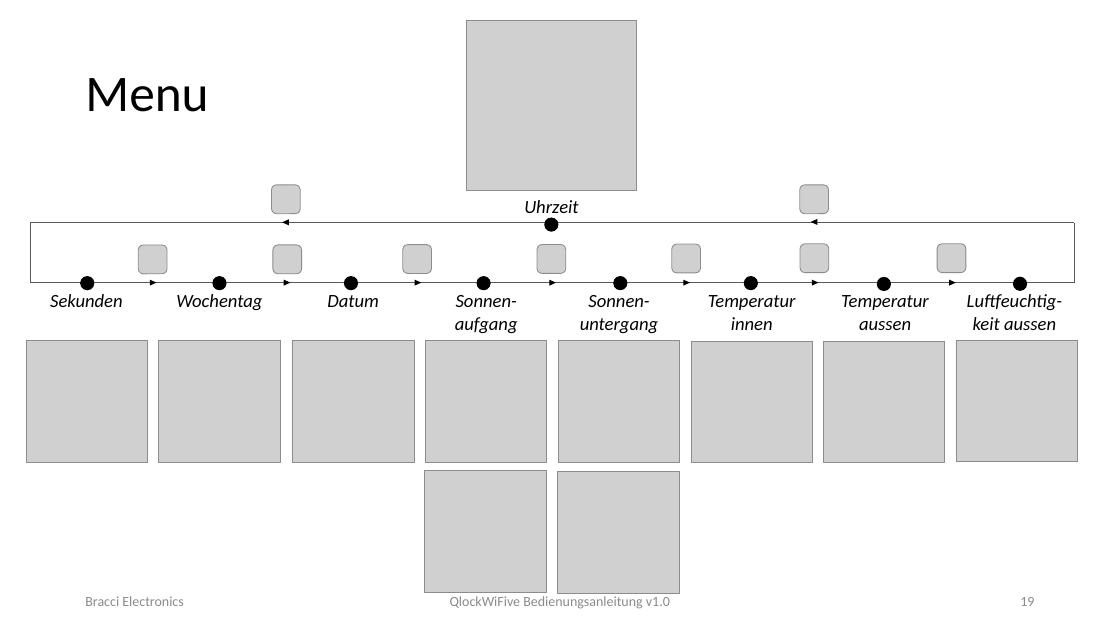
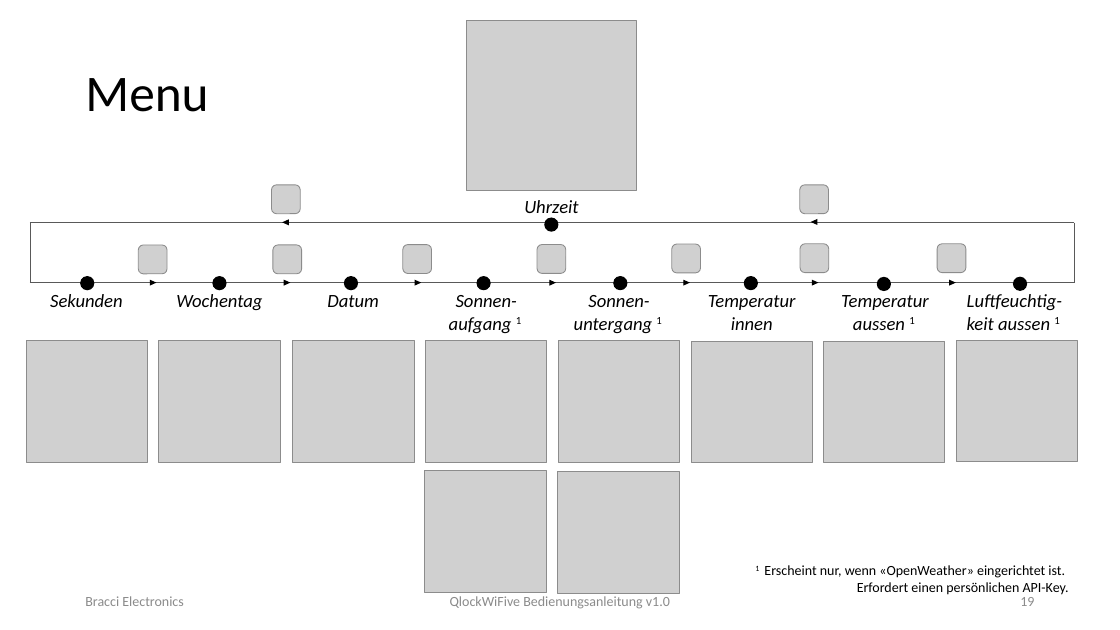
Before and after one commit to crianer/Qlockwork, a slide deck: slide 19 of misc/Instruction/Bedienungsanleitung_QlockWiFive_2.pptx. Drawn at 1120x630 pixels with LibreOffice and Linux fonts; fonts in the diff are those of the drawing; grey boxes stand for pictures. Boxes give left, top, right and bottom in pixels: in the first picture for what was removed or moved away, otherwise in the second. Text is boxed around its words. In the diff, an @@ line names an element or a change of style, - is before the commit and + after.

```diff
--- a/misc/Instruction/Bedienungsanleitung_QlockWiFive_2.pptx
+++ b/misc/Instruction/Bedienungsanleitung_QlockWiFive_2.pptx
@@ text at (x1=449, y1=295, x2=521, y2=333): text changed @@
-Sonnen-aufgang
+Sonnen-aufgang 1
@@ text at (x1=574, y1=295, x2=661, y2=333): text changed @@
-Sonnen-untergang
+Sonnen-untergang 1
@@ text at (x1=841, y1=295, x2=929, y2=330): text changed @@
-Temperatur aussen
+Temperatur aussen 1
@@ text at (x1=967, y1=294, x2=1062, y2=330): text changed @@
-Luftfeuchtig-keit aussen
+Luftfeuchtig-keit aussen 1
@@ text added at (x1=755, y1=565, x2=1069, y2=595), 12 pt, text #000000 @@
+1 Erscheint nur, wenn «OpenWeather» eingerichtet ist.
+Erfordert einen persönlichen API-Key.
```
Also in this commit, not shown: 5 other slides changed, 20 other files.
